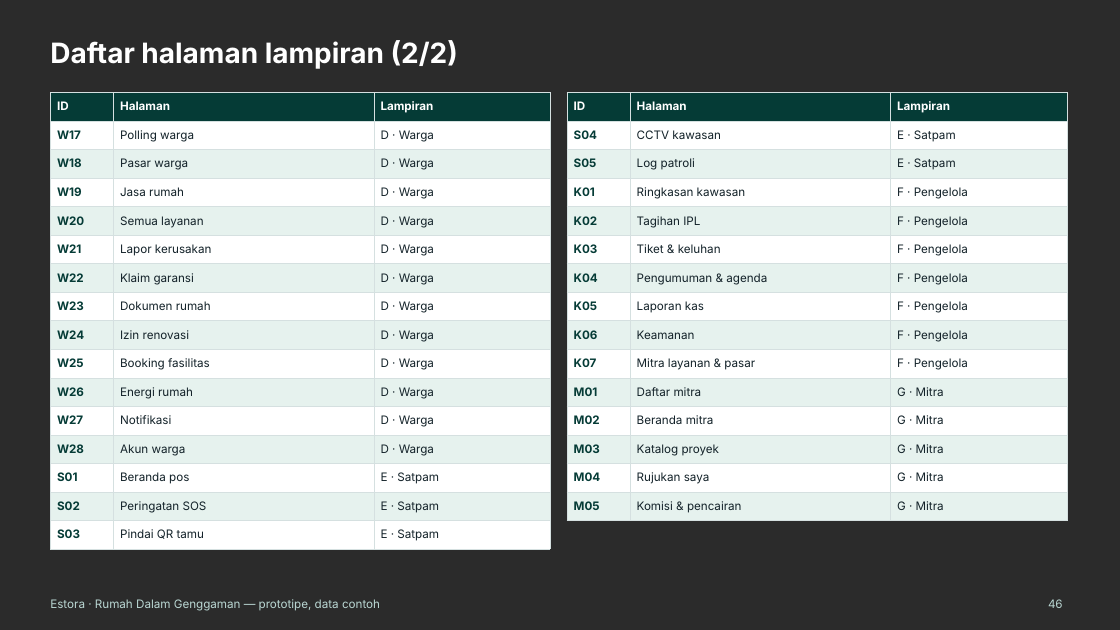
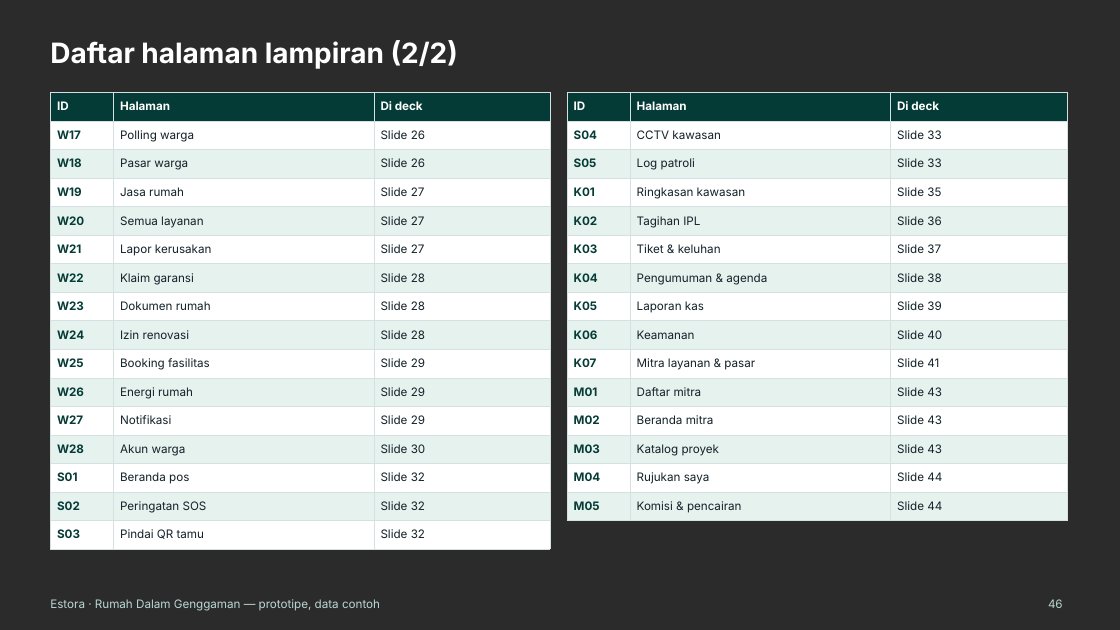
Before and after one commit to pandeyoga/dadada, a slide deck: slide 46 of reports/Estora pitch deck + lampiran prototipe.pptx. Drawn at 1120x630 pixels with LibreOffice and Linux fonts; fonts in the diff are those of the drawing; background and template pictures are left out; a plain dark background stands for a picture behind light text. Boxes give left, top, right and bottom in pixels: in the first picture for what was removed or moved away, otherwise in the second. Text is boxed around its words. In the diff, an @@ line names an element or a change of style, - is before the commit and + after.

```diff
--- a/reports/Estora pitch deck + lampiran prototipe.pptx
+++ b/reports/Estora pitch deck + lampiran prototipe.pptx
@@ table at bbox=[50, 92, 550, 543] @@
-row 1, column 3: Lampiran
+row 1, column 3: Di deck
-row 2, column 3: D · Warga
+row 2, column 3: Slide 26
-row 3, column 3: D · Warga
+row 3, column 3: Slide 26
-row 4, column 3: D · Warga
+row 4, column 3: Slide 27
-row 5, column 3: D · Warga
+row 5, column 3: Slide 27
-row 6, column 3: D · Warga
+row 6, column 3: Slide 27
-row 7, column 3: D · Warga
+row 7, column 3: Slide 28
-row 8, column 3: D · Warga
+row 8, column 3: Slide 28
-row 9, column 3: D · Warga
+row 9, column 3: Slide 28
-row 10, column 3: D · Warga
+row 10, column 3: Slide 29
-row 11, column 3: D · Warga
+row 11, column 3: Slide 29
-row 12, column 3: D · Warga
+row 12, column 3: Slide 29
-row 13, column 3: D · Warga
+row 13, column 3: Slide 30
-row 14, column 3: E · Satpam
+row 14, column 3: Slide 32
-row 15, column 3: E · Satpam
+row 15, column 3: Slide 32
-row 16, column 3: E · Satpam
+row 16, column 3: Slide 32
@@ table at bbox=[567, 92, 1067, 517] @@
-row 1, column 3: Lampiran
+row 1, column 3: Di deck
-row 2, column 3: E · Satpam
+row 2, column 3: Slide 33
-row 3, column 3: E · Satpam
+row 3, column 3: Slide 33
-row 4, column 3: F · Pengelola
+row 4, column 3: Slide 35
-row 5, column 3: F · Pengelola
+row 5, column 3: Slide 36
-row 6, column 3: F · Pengelola
+row 6, column 3: Slide 37
-row 7, column 3: F · Pengelola
+row 7, column 3: Slide 38
-row 8, column 3: F · Pengelola
+row 8, column 3: Slide 39
-row 9, column 3: F · Pengelola
+row 9, column 3: Slide 40
-row 10, column 3: F · Pengelola
+row 10, column 3: Slide 41
-row 11, column 3: G · Mitra
+row 11, column 3: Slide 43
-row 12, column 3: G · Mitra
+row 12, column 3: Slide 43
-row 13, column 3: G · Mitra
+row 13, column 3: Slide 43
-row 14, column 3: G · Mitra
+row 14, column 3: Slide 44
-row 15, column 3: G · Mitra
+row 15, column 3: Slide 44
```
Also in this commit, not shown: 32 other slides changed, 3 other files.
